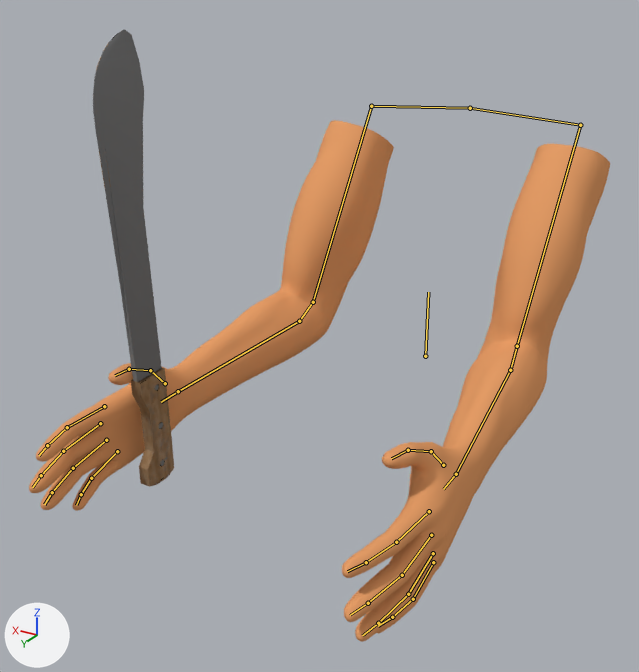
Renders of the Blender file Models/Viewmodel.blend from each side of a commit.
Before and after are seen from a camera (50 mm lens) standing at (-0.556, 1.158, 0.381) and looking at (0.021, 0.196, -0.1). Arrows for +X, +Y and +Z are at lower left; the lights stay in place. Both versions are drawn at frame 1 of the action 'Idle'; the numbers are the values there. The bones that bend it are drawn over the model as lines.

In view in the first picture: 'Machete', 'Mid Poly Arm'.
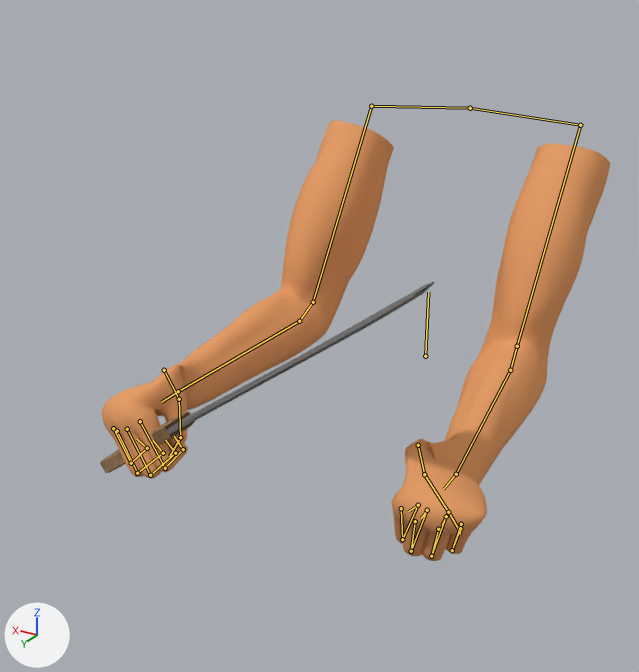
Scene script edits in JSON lines:
```json
{"block": "bone_thumb_3_r", "where": "bone_thumb_3_r = bpy.data.objects['Armature'].pose.bones['Thumb 3.R']  # child of 'Hand.R'"}
{"op": "set", "path": "bone_thumb_3_r.location", "old": "(0.0, 0.0, 0.0)", "new": "(-0.042, 0.004, 0.0)"}
{"op": "set", "path": "bone_thumb_3_r.rotation_quaternion", "old": "(1.0, 0.0, 0.0, 0.0)", "new": "(0.73, 0.0, 0.0, -0.683)", "note": "degrees (0, 0, 0) -> degrees (0, 0, -86)"}
{"block": "bone_thumb_2_r", "where": "bone_thumb_2_r = bpy.data.objects['Armature'].pose.bones['Thumb 2.R']  # child of 'Thumb 3.R'"}
{"op": "set", "path": "bone_thumb_2_r.rotation_quaternion", "old": "(1.0, 0.0, 0.0, 0.0)", "new": "(0.98, 0.025, 0.188, 0.051)", "note": "degrees (0, 0, 0) -> degrees (4, 21, 7)"}
{"block": "bone_thumb_1_r", "where": "bone_thumb_1_r = bpy.data.objects['Armature'].pose.bones['Thumb 1.R']  # child of 'Thumb 2.R'"}
{"op": "set", "path": "bone_thumb_1_r.rotation_quaternion", "old": "(1.0, 0.0, 0.0, 0.0)", "new": "(0.989, 0.131, -0.033, -0.068)", "note": "degrees (0, 0, 0) -> degrees (15, -3, -8)"}
{"block": "bone_index_3_r", "where": "bone_index_3_r = bpy.data.objects['Armature'].pose.bones['Index 3.R']  # child of 'Hand.R'"}
{"op": "set", "path": "bone_index_3_r.location", "old": "(0.0, 0.0, 0.0)", "new": "(0.029, -0.016, 0.0)"}
{"op": "set", "path": "bone_index_3_r.rotation_quaternion", "old": "(1.0, 0.0, 0.0, 0.0)", "new": "(0.73, 0.0, 0.0, -0.684)", "note": "degrees (0, 0, 0) -> degrees (0, 0, -86)"}
{"block": "bone_ring_3_r", "where": "bone_ring_3_r = bpy.data.objects['Armature'].pose.bones['Ring 3.R']  # child of 'Hand.R'"}
{"op": "set", "path": "bone_ring_3_r.location", "old": "(0.0, 0.0, 0.0)", "new": "(0.03, -0.014, 0.0)"}
{"op": "set", "path": "bone_ring_3_r.rotation_quaternion", "old": "(1.0, 0.0, 0.0, 0.0)", "new": "(0.73, 0.0, 0.0, -0.684)", "note": "degrees (0, 0, 0) -> degrees (0, 0, -86)"}
{"block": "bone_little_3_r", "where": "bone_little_3_r = bpy.data.objects['Armature'].pose.bones['Little 3.R']  # child of 'Hand.R'"}
{"op": "set", "path": "bone_little_3_r.location", "old": "(0.0, 0.0, 0.0)", "new": "(0.02, -0.014, 0.0)"}
{"op": "set", "path": "bone_little_3_r.rotation_quaternion", "old": "(1.0, 0.0, 0.0, 0.0)", "new": "(0.73, 0.0, 0.0, -0.684)", "note": "degrees (0, 0, 0) -> degrees (0, 0, -86)"}
{"block": "bone_middle_3_r", "where": "bone_middle_3_r = bpy.data.objects['Armature'].pose.bones['Middle 3.R']  # child of 'Hand.R'"}
{"op": "set", "path": "bone_middle_3_r.location", "old": "(0.0, 0.0, 0.0)", "new": "(0.035, -0.015, 0.0)"}
{"op": "set", "path": "bone_middle_3_r.rotation_quaternion", "old": "(1.0, 0.0, 0.0, 0.0)", "new": "(0.73, 0.0, 0.0, -0.684)", "note": "degrees (0, 0, 0) -> degrees (0, 0, -86)"}
{"block": "bone_hand_ik_r", "where": "bone_hand_ik_r = bpy.data.objects['Armature'].pose.bones['Hand IK.R']  # child of 'Root'"}
{"op": "set", "path": "bone_hand_ik_r.rotation_quaternion", "old": "(1.0, 0.0, 0.0, 0.0)", "new": "(0.893, 0.0, -0.449, 0.0)", "note": "degrees (0, 0, 0) -> degrees (0, -53, 0)"}
{"block": "bone_hand_ik_l", "where": "bone_hand_ik_l = bpy.data.objects['Armature'].pose.bones['Hand IK.L']  # child of 'Root'"}
{"op": "set", "path": "bone_hand_ik_l.rotation_quaternion", "old": "(1.0, 0.0, 0.0, 0.0)", "new": "(0.788, 0.0, 0.615, 0.0)", "note": "degrees (0, 0, 0) -> degrees (0, 76, 0)"}
{"block": "bone_thumb_3_l", "where": "bone_thumb_3_l = bpy.data.objects['Armature'].pose.bones['Thumb 3.L']  # child of 'Hand.L'"}
{"op": "set", "path": "bone_thumb_3_l.location", "old": "(0.0, 0.0, 0.0)", "new": "(0.048, 0.016, 0.0)"}
{"op": "set", "path": "bone_thumb_3_l.rotation_quaternion", "old": "(1.0, 0.0, 0.0, 0.0)", "new": "(0.571, 0.0, 0.0, 0.821)", "note": "degrees (0, 0, 0) -> degrees (0, 0, 110)"}
{"block": "bone_thumb_2_l", "where": "bone_thumb_2_l = bpy.data.objects['Armature'].pose.bones['Thumb 2.L']  # child of 'Thumb 3.L'"}
{"op": "set", "path": "bone_thumb_2_l.rotation_quaternion", "old": "(1.0, 0.0, 0.0, 0.0)", "new": "(0.927, 0.32, 0.146, 0.129)", "note": "degrees (0, 0, 0) -> degrees (40, 11, 20)"}
{"block": "bone_index_3_l", "where": "bone_index_3_l = bpy.data.objects['Armature'].pose.bones['Index 3.L']  # child of 'Hand.L'"}
{"op": "set", "path": "bone_index_3_l.location", "old": "(0.0, 0.0, 0.0)", "new": "(-0.03, -0.027, 0.0)"}
{"op": "set", "path": "bone_index_3_l.rotation_quaternion", "old": "(1.0, 0.0, 0.0, 0.0)", "new": "(0.571, 0.0, 0.0, 0.821)", "note": "degrees (0, 0, 0) -> degrees (0, 0, 110)"}
{"block": "bone_ring_3_l", "where": "bone_ring_3_l = bpy.data.objects['Armature'].pose.bones['Ring 3.L']  # child of 'Hand.L'"}
{"op": "set", "path": "bone_ring_3_l.location", "old": "(0.0, 0.0, 0.0)", "new": "(-0.032, -0.024, 0.0)"}
{"op": "set", "path": "bone_ring_3_l.rotation_quaternion", "old": "(1.0, 0.0, 0.0, 0.0)", "new": "(0.571, 0.0, 0.0, 0.821)", "note": "degrees (0, 0, 0) -> degrees (0, 0, 110)"}
{"block": "bone_little_3_l", "where": "bone_little_3_l = bpy.data.objects['Armature'].pose.bones['Little 3.L']  # child of 'Hand.L'"}
{"op": "set", "path": "bone_little_3_l.location", "old": "(0.0, 0.0, 0.0)", "new": "(-0.02, -0.022, 0.0)"}
{"op": "set", "path": "bone_little_3_l.rotation_quaternion", "old": "(1.0, 0.0, 0.0, 0.0)", "new": "(0.571, 0.0, 0.0, 0.821)", "note": "degrees (0, 0, 0) -> degrees (0, 0, 110)"}
{"block": "bone_middle_3_l", "where": "bone_middle_3_l = bpy.data.objects['Armature'].pose.bones['Middle 3.L']  # child of 'Hand.L'"}
{"op": "set", "path": "bone_middle_3_l.location", "old": "(0.0, 0.0, 0.0)", "new": "(-0.037, -0.026, 0.0)"}
{"op": "set", "path": "bone_middle_3_l.rotation_quaternion", "old": "(1.0, 0.0, 0.0, 0.0)", "new": "(0.571, 0.0, 0.0, 0.821)", "note": "degrees (0, 0, 0) -> degrees (0, 0, 110)"}
```

Pixel boxes (x1, y1, x2, y2) of what changed, in the pictures (639 x 672 px):
```json
{"object": "Mid Poly Arm", "change": "posed", "before": [29, 120, 610, 642], "after": [102, 120, 610, 561], "on screen": "13% narrower, 15% shorter"}
{"object": "Machete", "change": "posed", "before": [93, 29, 174, 487], "after": [100, 282, 434, 473], "on screen": "309% wider, 58% shorter"}
{"bone": "Thumb 3.R", "before": "(165, 383) to (150, 370)", "after": "(164, 370) to (179, 399)"}
{"bone": "Thumb 2.R", "before": "(150, 370) to (129, 369)", "after": "(179, 399) to (180, 437)"}
{"bone": "Thumb 1.R", "before": "(129, 369) to (115, 375)", "after": "(180, 437) to (169, 456)"}
{"bone": "Index 3.R", "before": "(104, 406) to (67, 427)", "after": "(140, 421) to (165, 468)"}
{"bone": "Ring 3.R", "before": "(106, 440) to (73, 468)", "after": "(117, 431) to (137, 473)"}
{"bone": "Little 3.R", "before": "(117, 451) to (91, 478)", "after": "(113, 428) to (131, 463)"}
{"bone": "Middle 3.R", "before": "(100, 423) to (63, 451)", "after": "(127, 429) to (150, 475)"}
{"bone": "Thumb 3.L", "before": "(443, 465) to (431, 451)", "after": "(418, 445) to (424, 474)"}
{"bone": "Thumb 2.L", "before": "(431, 451) to (408, 450)", "after": "(424, 474) to (448, 512)"}
{"bone": "Index 3.L", "before": "(429, 511) to (396, 542)", "after": "(401, 508) to (402, 539)"}
{"bone": "Ring 3.L", "before": "(433, 553) to (408, 594)", "after": "(438, 529) to (431, 556)"}
{"bone": "Little 3.L", "before": "(433, 562) to (413, 599)", "after": "(460, 528) to (452, 550)"}
{"bone": "Middle 3.L", "before": "(431, 535) to (402, 575)", "after": "(415, 521) to (411, 551)"}
```
